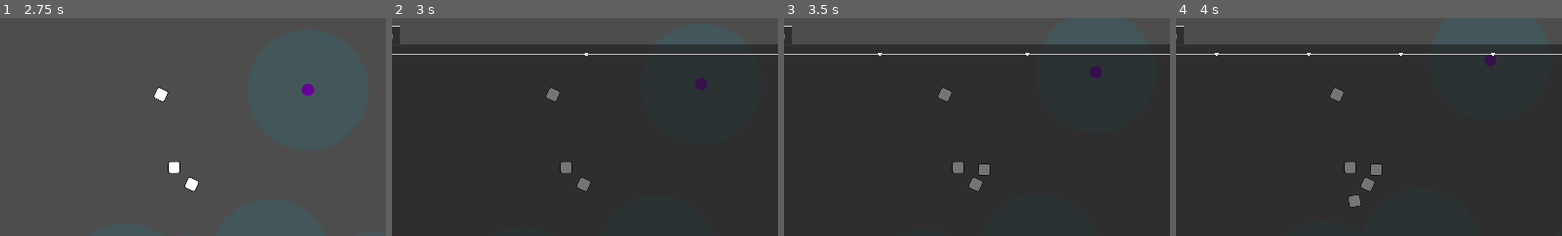
Above: before the commit, frames 1-4 (left to right).
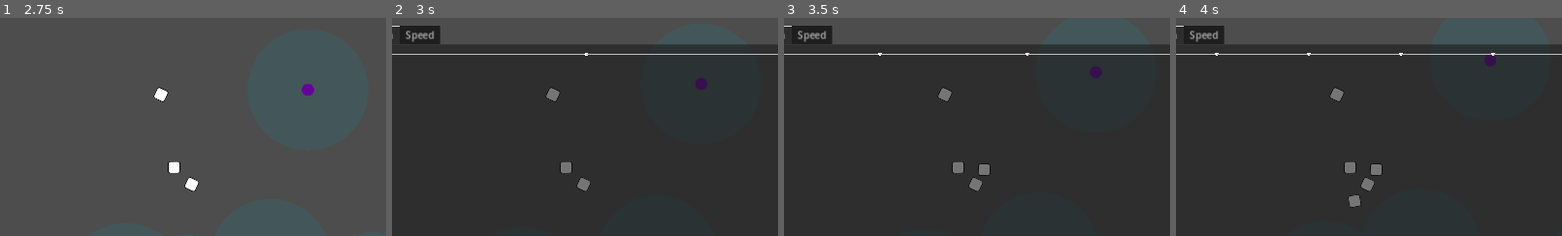
Above: after the commit, the same moments.

Repository: wivest/Natural-Selection
Game: Godot game, scene res://main.tscn
Two runs of this game, one before a commit and one after it. Both use one fixed random seed, a clock stepped at 60 frames per second and the inputs below.
Inputs:
- Up to frame 1 (2.75 s): click "Restart" at 0.5 s; click "Restart" at 1.25 s; click "Restart" at 2 s
- Up to frame 2 (3 s): click "Statistics" at 2.75 s
- Up to frame 3 (3.5 s): no input
- Up to frame 4 (4 s): click "Current" at 3.5 s
The pictures show only the part of the screen within x 9-59%, y 0-50%; the shares and areas given below are measured in that part.

Frame 1 is identical in both runs. In frame 2, 0.8% of the frame differs, in the area x 2-13%, y 3-12%; in frame 3, 0.8%; in frame 4, 0.8%.

Commit message:
feat: create speed gene chart

Diff:
--- /dev/null
+++ b/ui/tabs/statistics/speed/chart.tscn
@@ -0,0 +1,53 @@
+[gd_scene load_steps=5 format=3 uid="uid://d4mdilcvrwcir"]
+
+[ext_resource type="Script" path="res://ui/tabs/statistics/chart/chart.gd" id="1_7hgwt"]
+[ext_resource type="Script" path="res://ui/tabs/statistics/speed/getter.gd" id="2_keoh4"]
+[ext_resource type="Script" path="res://ui/tabs/statistics/chart/counter.gd" id="3_l1qai"]
+
+[sub_resource type="Resource" id="Resource_u20ic"]
+script = ExtResource("2_keoh4")
+
+[node name="Chart" type="VBoxContainer"]
+anchors_preset = 15
+anchor_right = 1.0
+anchor_bottom = 1.0
+grow_horizontal = 2
+grow_vertical = 2
+
+[node name="Graph" type="Control" parent="."]
+layout_mode = 2
+size_flags_vertical = 3
+script = ExtResource("1_7hgwt")
+getter = SubResource("Resource_u20ic")
+
+[node name="Parameters" type="HBoxContainer" parent="."]
+layout_mode = 2
+
+[node name="Counter" type="Label" parent="Parameters"]
+layout_mode = 2
+size_flags_horizontal = 3
+script = ExtResource("3_l1qai")
+
+[node name="Label" type="Label" parent="Parameters"]
+layout_mode = 2
+text = "Step"
+
+[node name="Step" type="SpinBox" parent="Parameters"]
+layout_mode = 2
+max_value = 5.0
+step = 0.02
+
+[node name="ViewMode" type="OptionButton" parent="Parameters"]
+layout_mode = 2
+item_count = 3
+selected = 0
+popup/item_0/text = "Current"
+popup/item_0/id = 0
+popup/item_1/text = "Page"
+popup/item_1/id = 1
+popup/item_2/text = "Full"
+popup/item_2/id = 2
+
+[node name="Clear" type="Button" parent="Parameters"]
+layout_mode = 2
+text = "Clear"
--- /dev/null
+++ b/ui/tabs/statistics/speed/getter.gd
@@ -0,0 +1,5 @@
+class_name SpeedGetter
+extends Getter
+
+func get_value() -> float:
+	return Creature.average.speed.value
--- a/ui/tabs/statistics/statistics.tscn
+++ b/ui/tabs/statistics/statistics.tscn
@@ -1,6 +1,7 @@
-[gd_scene load_steps=2 format=3 uid="uid://thhd74d7nm65"]
+[gd_scene load_steps=3 format=3 uid="uid://thhd74d7nm65"]
 
 [ext_resource type="PackedScene" uid="uid://bybyo71adhl4m" path="res://ui/tabs/statistics/population/chart.tscn" id="1_7me1r"]
+[ext_resource type="PackedScene" uid="uid://d4mdilcvrwcir" path="res://ui/tabs/statistics/speed/chart.tscn" id="2_fk7hp"]
 
 [node name="Statistics" type="TabContainer"]
 anchors_preset = 15
@@ -16,6 +17,17 @@
 theme_override_constants/margin_right = 16
 theme_override_constants/margin_bottom = 16
 
-[node name="Graph" parent="Population" instance=ExtResource("1_7me1r")]
+[node name="Chart" parent="Population" instance=ExtResource("1_7me1r")]
 layout_mode = 2
 size_flags_vertical = 3
+
+[node name="Speed" type="MarginContainer" parent="."]
+visible = false
+layout_mode = 2
+theme_override_constants/margin_left = 16
+theme_override_constants/margin_top = 16
+theme_override_constants/margin_right = 16
+theme_override_constants/margin_bottom = 16
+
+[node name="Chart" parent="Speed" instance=ExtResource("2_fk7hp")]
+layout_mode = 2
